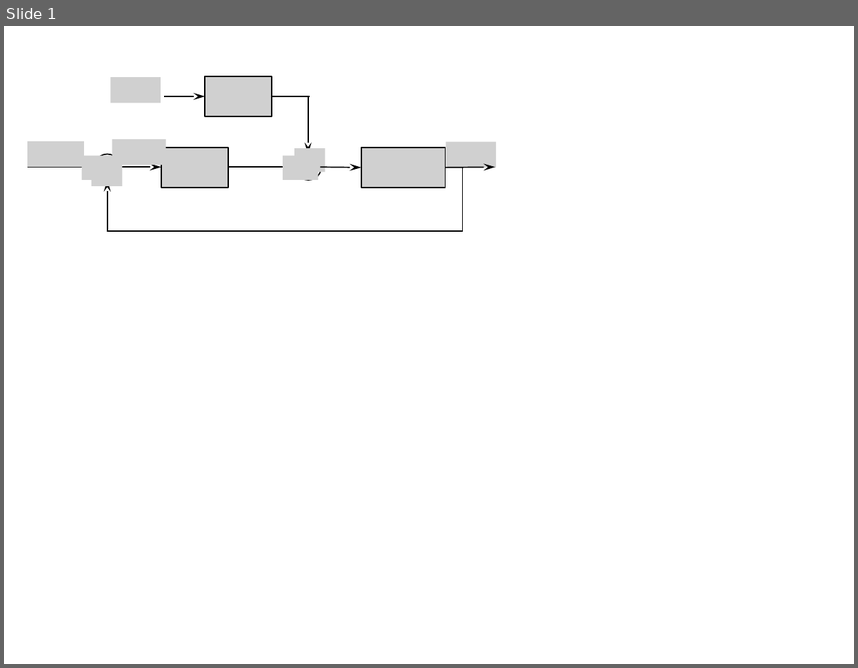
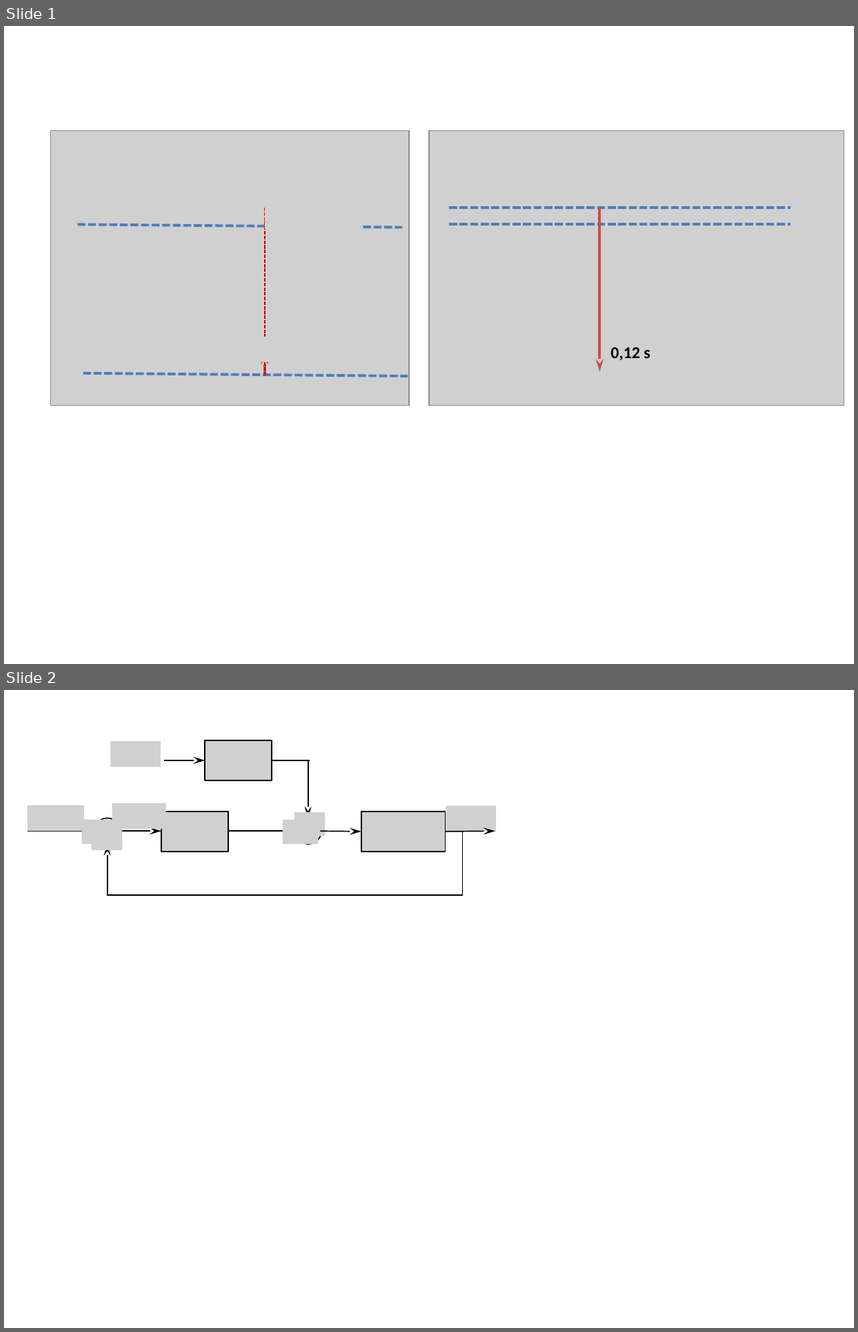
Before and after one commit to xpessoles/Cy_02_PSI_PredictionPerfomances, a slide deck: Chapitre_01_Stabilite/TD_01_SysReeduc/images/Figures.pptx. Shown one above the other, each under a label of ours: slide 1 before the commit, slides 1 and 2 after it. The pictures are 858x668 and 858x1332 pixels, drawn with LibreOffice and Linux fonts; fonts in the diff are those of the drawing; grey boxes stand for pictures. Boxes give left, top, right and bottom in pixels: in the first picture for what was removed or moved away, otherwise in the second. Text is boxed around its words. In the diff, an @@ line names an element or a change of style, - is before the commit and + after.

```diff
--- a/Chapitre_01_Stabilite/TD_01_SysReeduc/images/Figures.pptx
+++ b/Chapitre_01_Stabilite/TD_01_SysReeduc/images/Figures.pptx
@@ slide 1 added at box(4, 26, 854, 664), background #FFFFFF @@
@@ picture added at box(51, 131, 408, 405) @@
@@ picture added at box(429, 131, 844, 405) @@
@@ line added from (265, 208) to (265, 377), #C00000 1 pt dashed @@
@@ picture added at box(265, 205, 361, 229) @@
@@ line added from (450, 208) to (791, 208), #4B7EBC 2.25 pt dashed @@
@@ arrow added from (600, 208) to (600, 371), #C0504D 2.25 pt @@
@@ line added from (78, 224) to (403, 227), #4B7EBC 2.25 pt dashed @@
@@ line added from (450, 224) to (791, 224), #4B7EBC 2.25 pt dashed @@
@@ picture added at box(254, 336, 330, 361) @@
@@ arrow added from (265, 377) to (265, 352), #C0504D 2.25 pt @@
@@ text added at box(611, 347, 651, 360), 14 pt, text #000000, bold @@
+0,12 s
@@ line added from (83, 373) to (408, 377), #4B7EBC 2.25 pt dashed @@
@@ what was slide 1 is now slide 2 @@
```
Also in this commit, not shown: 6 other files.
